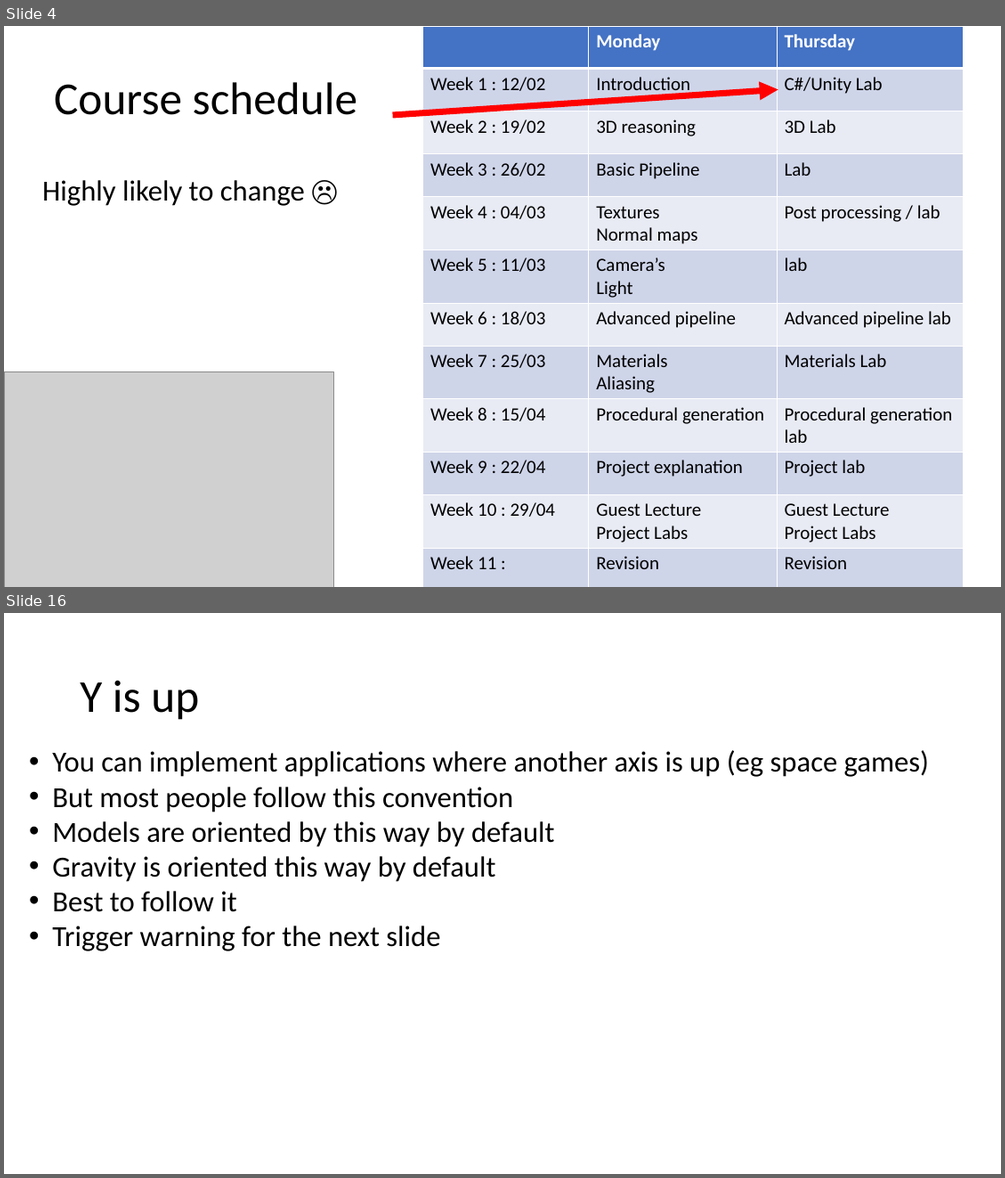
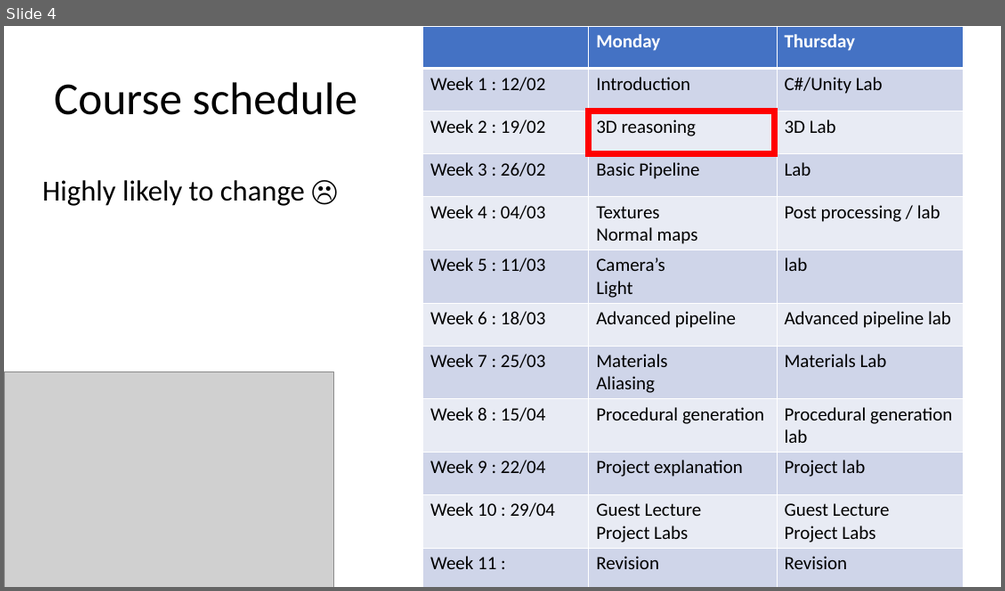
Before and after one commit to harveypekar/3dgraphics, a slide deck: course/3d_slides_w2a.pptx. Shown one above the other, each under a label of ours: slides 4 and 16 before the commit, slide 4 after it; the slides between them are not shown. The pictures are 1005x1178 and 1005x591 pixels, drawn with LibreOffice and Linux fonts; fonts in the diff are those of the drawing; grey boxes stand for pictures. Boxes give left, top, right and bottom in pixels: in the first picture for what was removed or moved away, otherwise in the second. Text is boxed around its words. In the diff, an @@ line names an element or a change of style, - is before the commit and + after.

```diff
--- a/course/3d_slides_w2a.pptx
+++ b/course/3d_slides_w2a.pptx
@@ slide 16 removed at [4, 613, 1001, 1174], background #FFFFFF @@
@@ title removed at [80, 680, 199, 720] @@
-Y is up
@@ text removed at [52, 750, 929, 951] @@
-• You can implement applications where another axis is up (eg space games)
-• But most people follow this convention
-• Models are oriented by this way by default
-• Gravity is oriented this way by default
-• Best to follow it
-• Trigger warning for the next slide
@@ slide 4 changed as well @@
@@ arrow removed from (393, 115) to (778, 89) @@
@@ rectangle added at [589, 111, 775, 154], outline #FF0000 6 pt @@
```
Also in this commit, not shown: 1 other slide changed, 57 slides added, 30 other slides removed.
